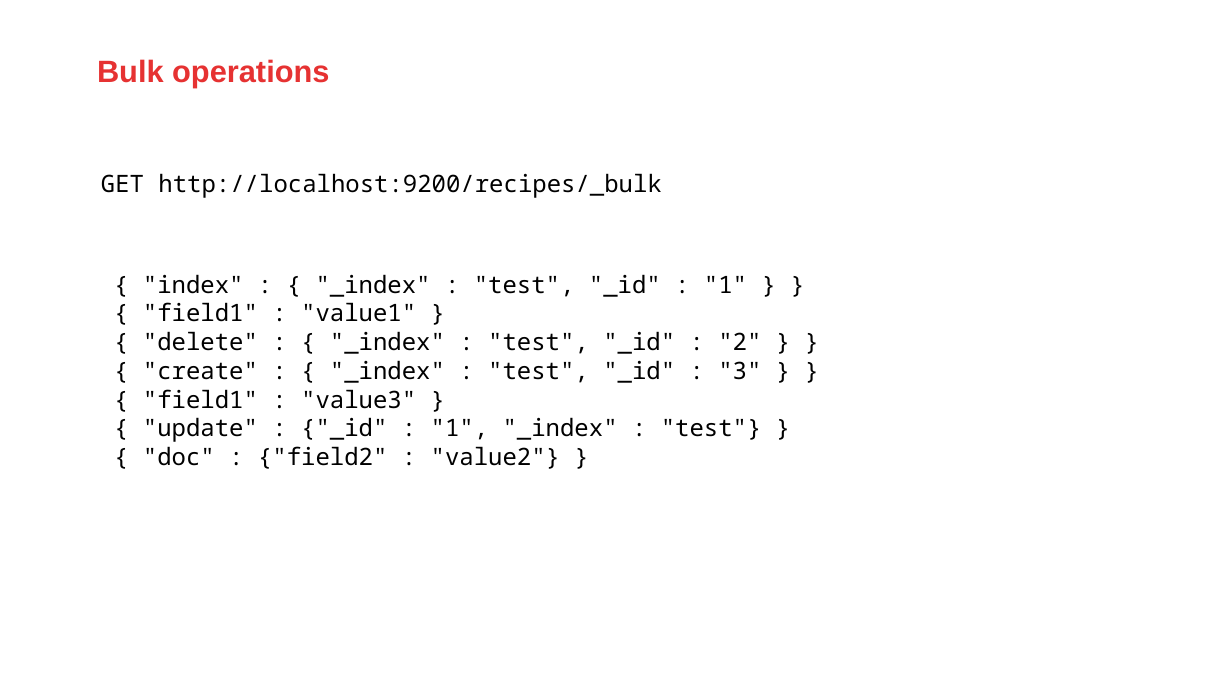
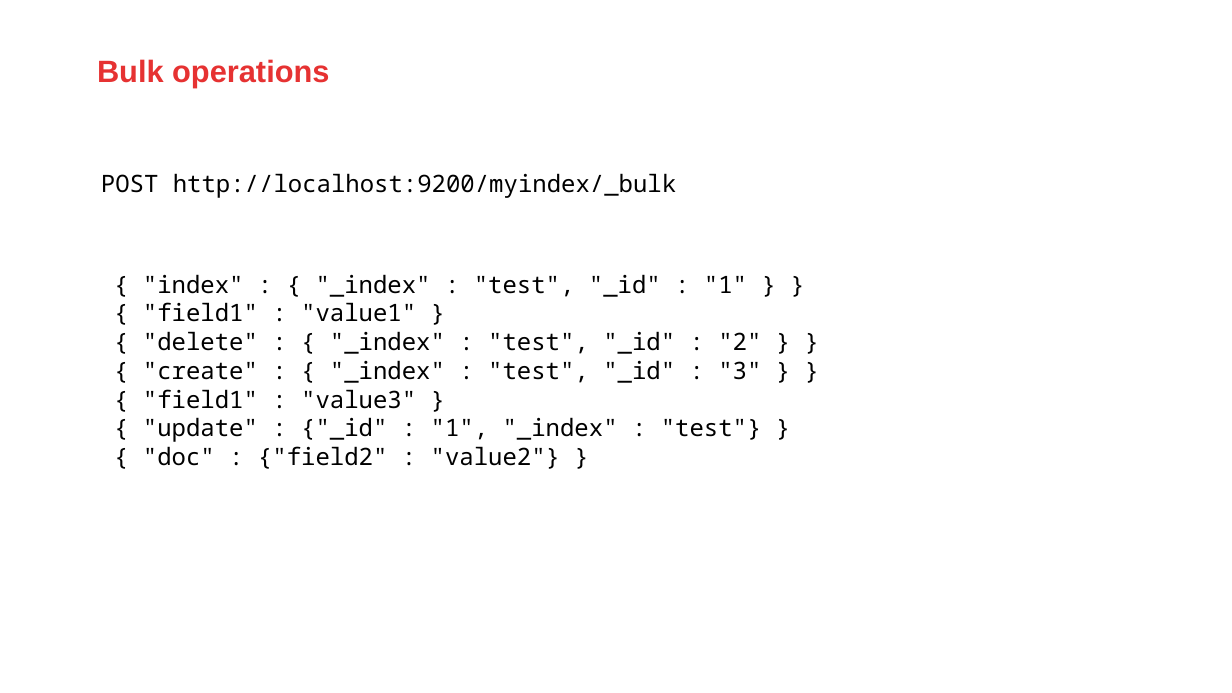
Before and after one commit to AMIS-Services/sig-elasticsearch-may2020, a slide deck: slide 22 of Elasticsearch.pptx (slide 23 before the commit). Drawn at 1232x693 pixels with LibreOffice and Linux fonts; fonts in the diff are those of the drawing; background and template pictures are left out. Boxes give left, top, right and bottom in pixels: in the first picture for what was removed or moved away, otherwise in the second. Text is boxed around its words. In the diff, an @@ line names an element or a change of style, - is before the commit and + after.

```diff
--- a/Elasticsearch.pptx
+++ b/Elasticsearch.pptx
@@ text at box(101, 173, 677, 198): text changed @@
-GET http://localhost:9200/recipes/_bulk
+POST http://localhost:9200/myindex/_bulk
```
Also in this commit, not shown: 4 other slides changed, 1 slide added, 2 slides removed, 19 other files.
